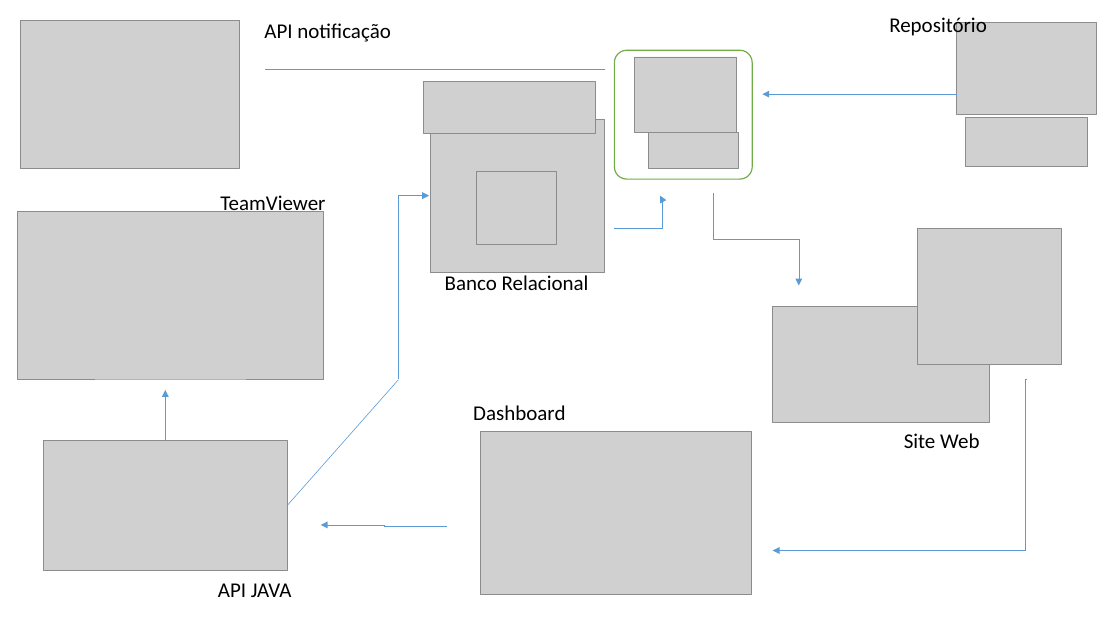
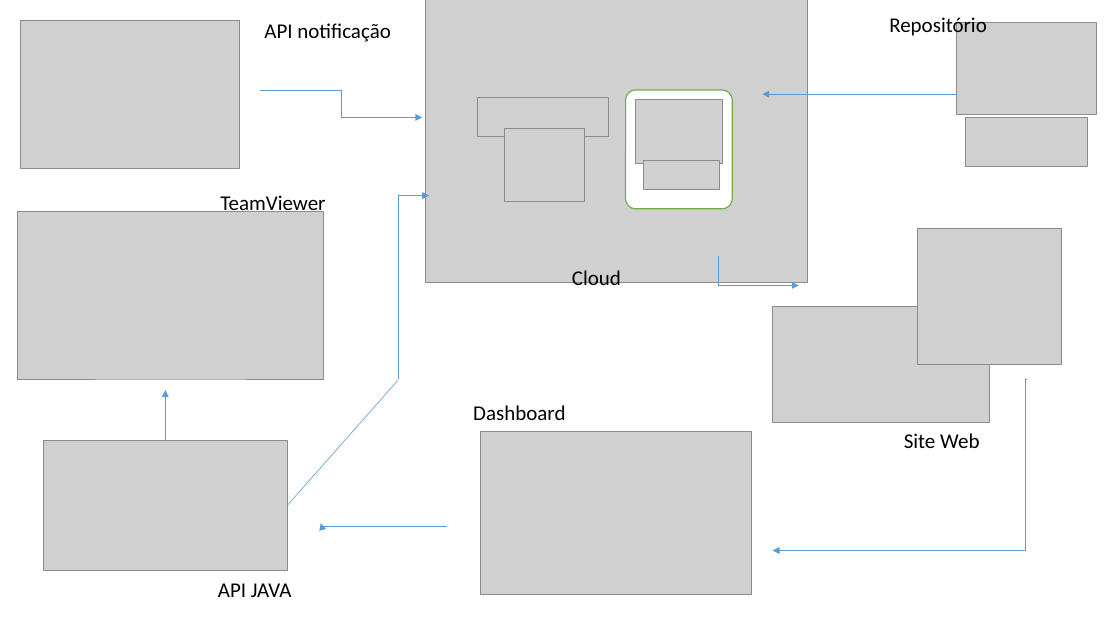
Before and after one commit to Sys-grup/geral, a slide deck: slide 1 of Documentação/Diagrama-Solucao.pptx. Drawn at 1120x630 pixels with LibreOffice and Linux fonts; fonts in the diff are those of the drawing; grey boxes stand for pictures. Boxes give left, top, right and bottom in pixels: in the first picture for what was removed or moved away, otherwise in the second. Text is boxed around its words. In the diff, an @@ line names an element or a change of style, - is before the commit and + after.

Commit message:
corrigindo imagens diagrama de solucao

```diff
--- a/Documentação/Diagrama-Solucao.pptx
+++ b/Documentação/Diagrama-Solucao.pptx
@@ picture: place and size @@
-picture at (430, 119, 605, 272)
+picture at (425, 0, 807, 282)
@@ line removed from (266, 69) to (605, 69) @@
@@ elbow arrow added from (260, 90) to (423, 118), #5B9BD5 0.5 pt @@
@@ picture: place and size @@
-picture at (423, 82, 596, 133)
+picture at (478, 98, 609, 137)
@@ rounded rectangle: place and size @@
-rounded rectangle at (614, 50, 752, 179)
+rounded rectangle at (626, 90, 733, 208)
@@ picture: place and size @@
-picture at (635, 57, 738, 133)
+picture at (636, 99, 723, 163)
@@ picture: place and size @@
-picture at (477, 171, 557, 245)
+picture at (504, 129, 584, 202)
@@ picture: place and size @@
-picture at (649, 133, 738, 168)
+picture at (644, 160, 719, 191)
@@ elbow arrow removed from (614, 228) to (660, 196) @@
@@ elbow arrow moved from (714, 193) - (799, 286) to (719, 257) - (799, 286) @@
@@ text at (572, 270, 621, 291): text changed @@
-Banco Relacional
+Cloud
@@ elbow arrow (447, 526) - (321, 523): route changed @@
```
